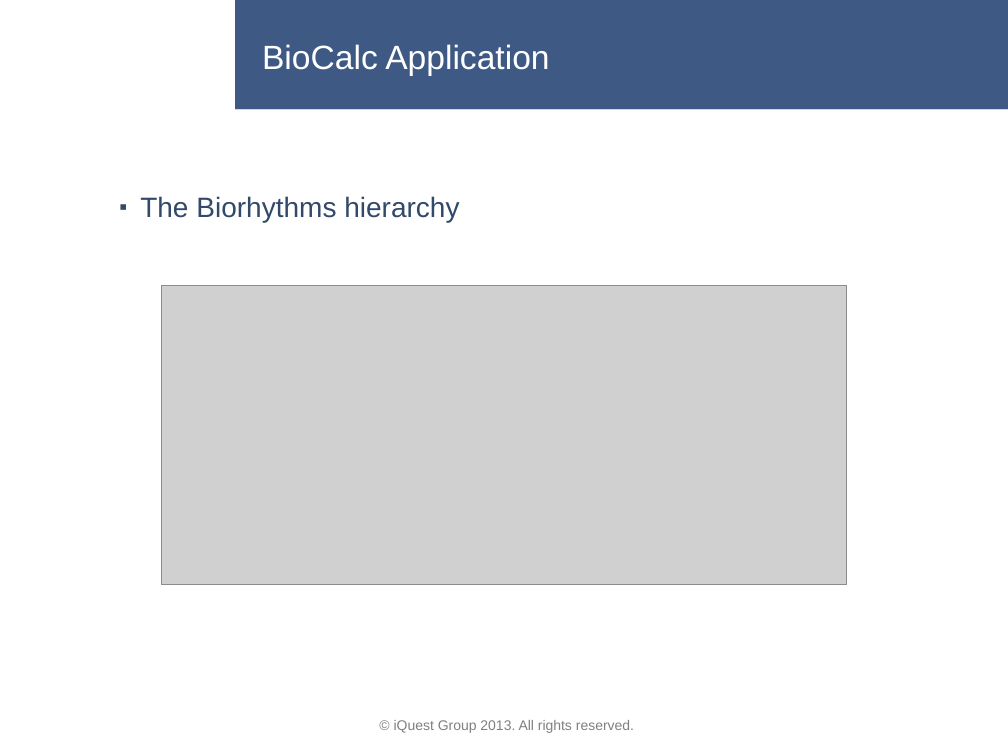
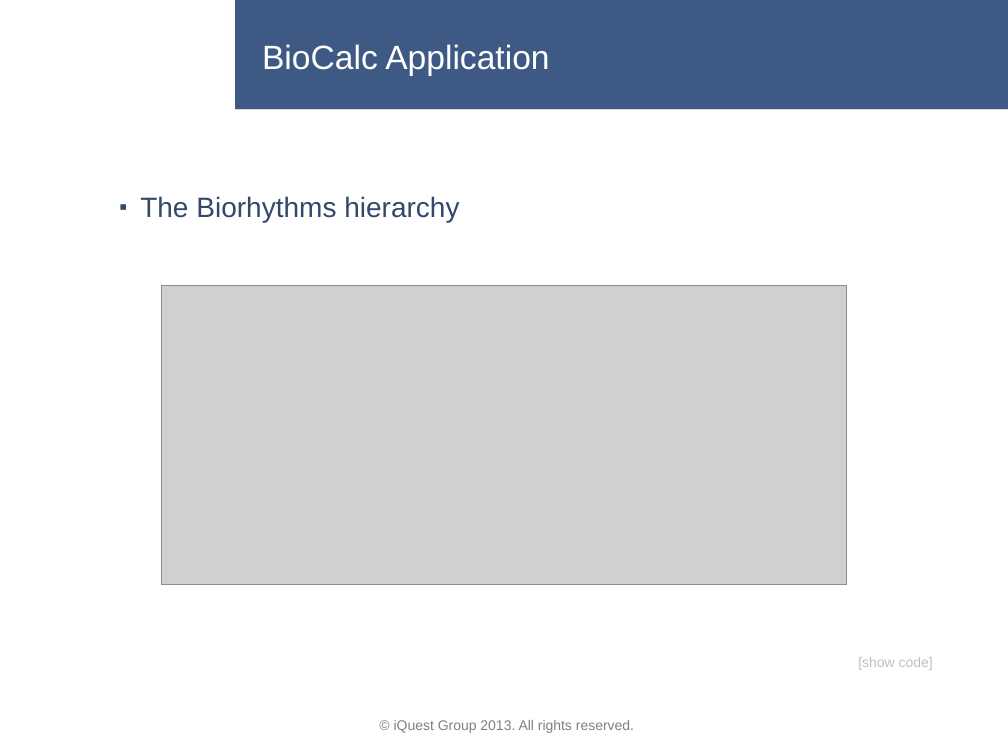
Before and after one commit to lastunicorn/BioCalcJs, a slide deck: slide 7 of doc/BioCalc Presentation.pptx. Drawn at 1008x756 pixels with LibreOffice and Linux fonts; fonts in the diff are those of the drawing; grey boxes stand for pictures; background and template pictures are left out. Boxes give left, top, right and bottom in pixels: in the first picture for what was removed or moved away, otherwise in the second. Text is boxed around its words. In the diff, an @@ line names an element or a change of style, - is before the commit and + after.

```diff
--- a/doc/BioCalc Presentation.pptx
+++ b/doc/BioCalc Presentation.pptx
@@ text added at box(858, 657, 933, 670), 10 pt, text #BFBFBF @@
+[show code]
```
Also in this commit, not shown: 11 other slides changed, 2 slides added, 7 slides removed, 3 other files.
